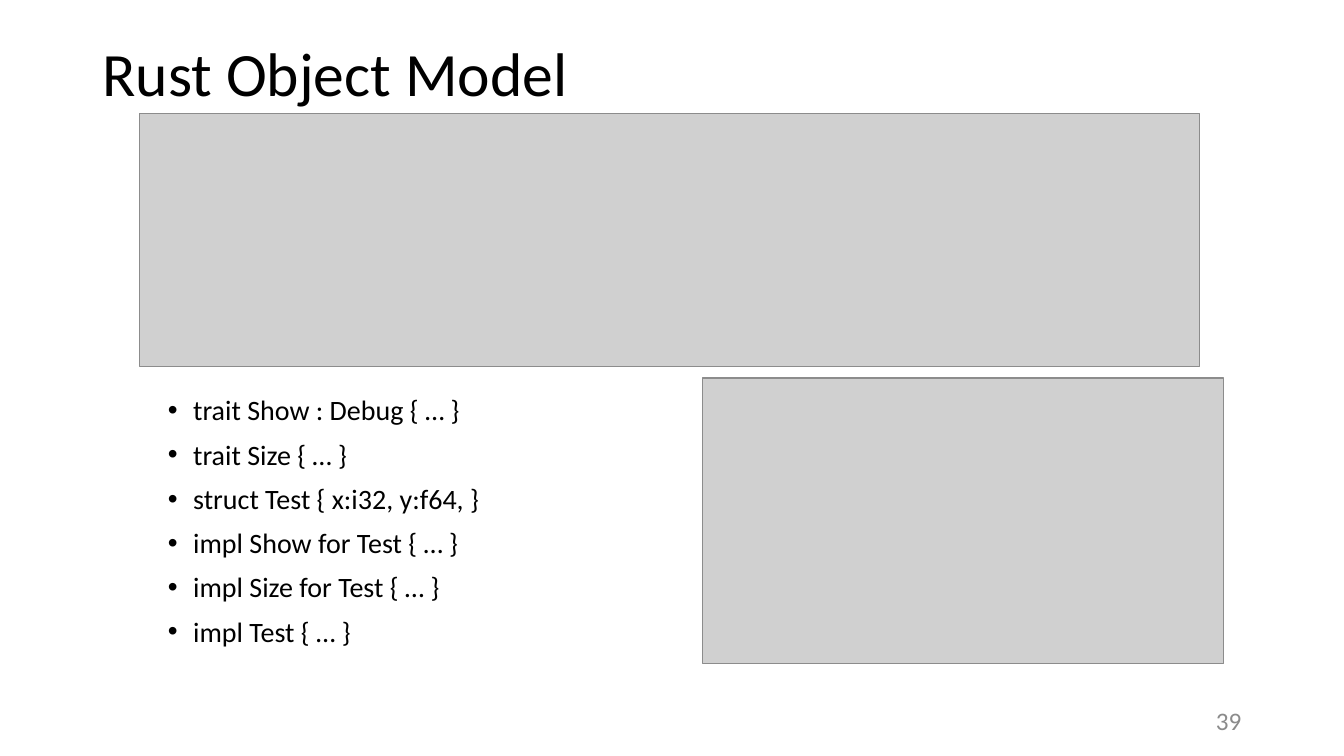
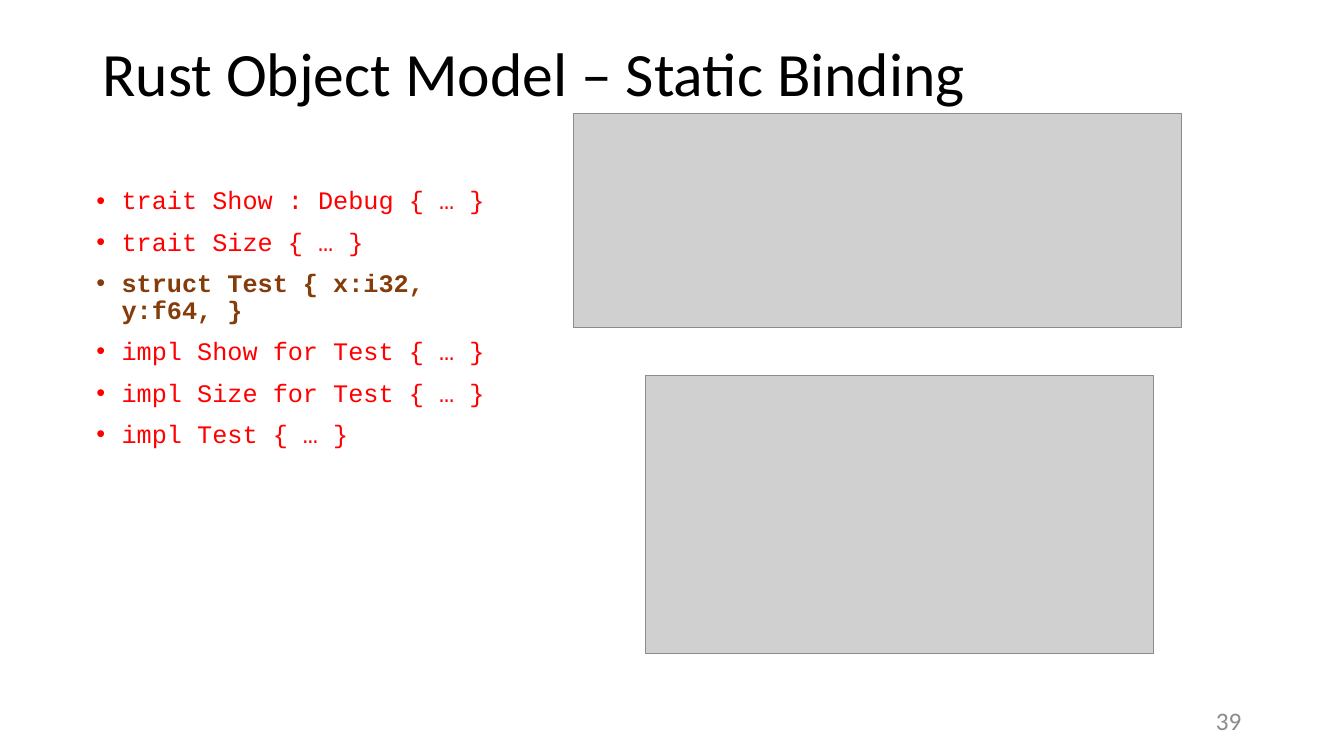
Before and after one commit to JimFawcett/JimFawcett.github.io, a slide deck: slide 39 of Resources/RustModels.pptx. Drawn at 1344x756 pixels with LibreOffice and Linux fonts; fonts in the diff are those of the drawing; grey boxes stand for pictures. Boxes give left, top, right and bottom in pixels: in the first picture for what was removed or moved away, otherwise in the second. Text is boxed around its words. In the diff, an @@ line names an element or a change of style, - is before the commit and + after.

Commit message:
added content to RustModels.pptx

```diff
--- a/Resources/RustModels.pptx
+++ b/Resources/RustModels.pptx
@@ title "Rust Object Model – Static ...": place and size @@
-title "Rust Object Model – Static ..." at box(93, 40, 1252, 114)
+title "Rust Object Model – Static ..." at box(102, 53, 965, 107)
@@ title at box(102, 53, 965, 107): text changed @@
-Rust Object Model
+Rust Object Model – Static Binding
@@ picture removed at box(140, 113, 1200, 366) @@
@@ picture added at box(574, 113, 1182, 327) @@
@@ text "trait Show : Debug { ...": place and size @@
-text "trait Show : Debug { ..." at box(193, 400, 464, 647)
+text "trait Show : Debug { ..." at box(122, 191, 424, 449)
@@ text "trait Show : Debug { ..." at box(122, 191, 424, 449): size 20 to 18 pt, font Calibri to Courier New; text colour #000000 to #FF0000 in "trait Show : Debug { … }", "trait Size { … }", "impl Show for Test { … }", "impl Size for Test { … }" and 1 more places; text colour #000000 to #843C0B, bold on in "struct Test { x:i32, y:f64, }" @@
@@ picture: place and size @@
-picture at box(703, 378, 1224, 663)
+picture at box(645, 376, 1153, 654)
```
Also in this commit, not shown: 7 other slides changed, 2 slides added, 1 slide removed, 8 other files.
